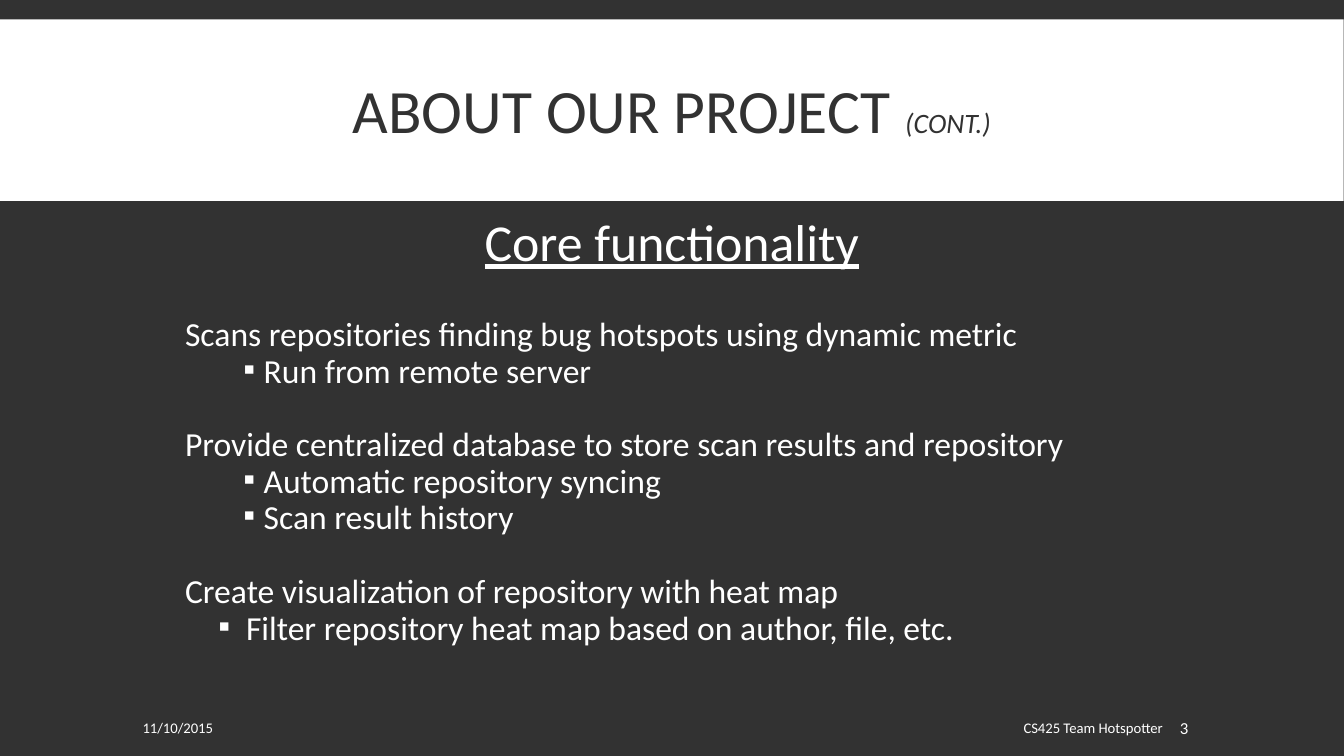
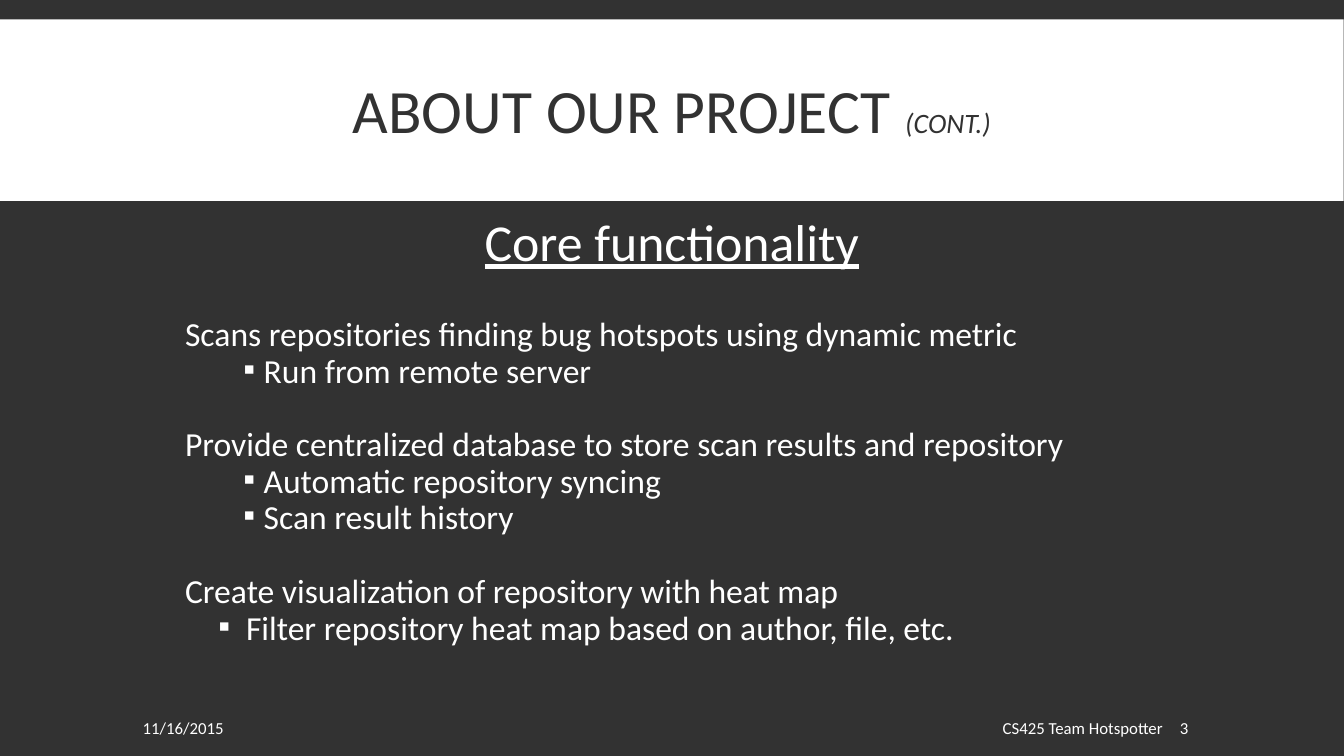
Before and after one commit to spesmit/hotspotter, a slide deck: slide 3 of Documentation/Presentations/CS425 Final Presentation.pptx. Drawn at 1344x756 pixels with LibreOffice and Linux fonts; fonts in the diff are those of the drawing. Boxes give left, top, right and bottom in pixels: in the first picture for what was removed or moved away, otherwise in the second. Text is boxed around its words. In the diff, an @@ line names an element or a change of style, - is before the commit and + after.

Commit message:
Increased font size on all footers

```diff
--- a/Documentation/Presentations/CS425 Final Presentation.pptx
+++ b/Documentation/Presentations/CS425 Final Presentation.pptx
@@ text "CS425 Team Hotspotter" at bbox=[1003, 723, 1163, 737]: size 10.5 to 12 pt @@
@@ text at bbox=[143, 722, 224, 735]: text changed; size 10.5 to 12 pt @@
-11/10/2015
+11/16/2015
```
Also in this commit, not shown: 13 other slides changed.
